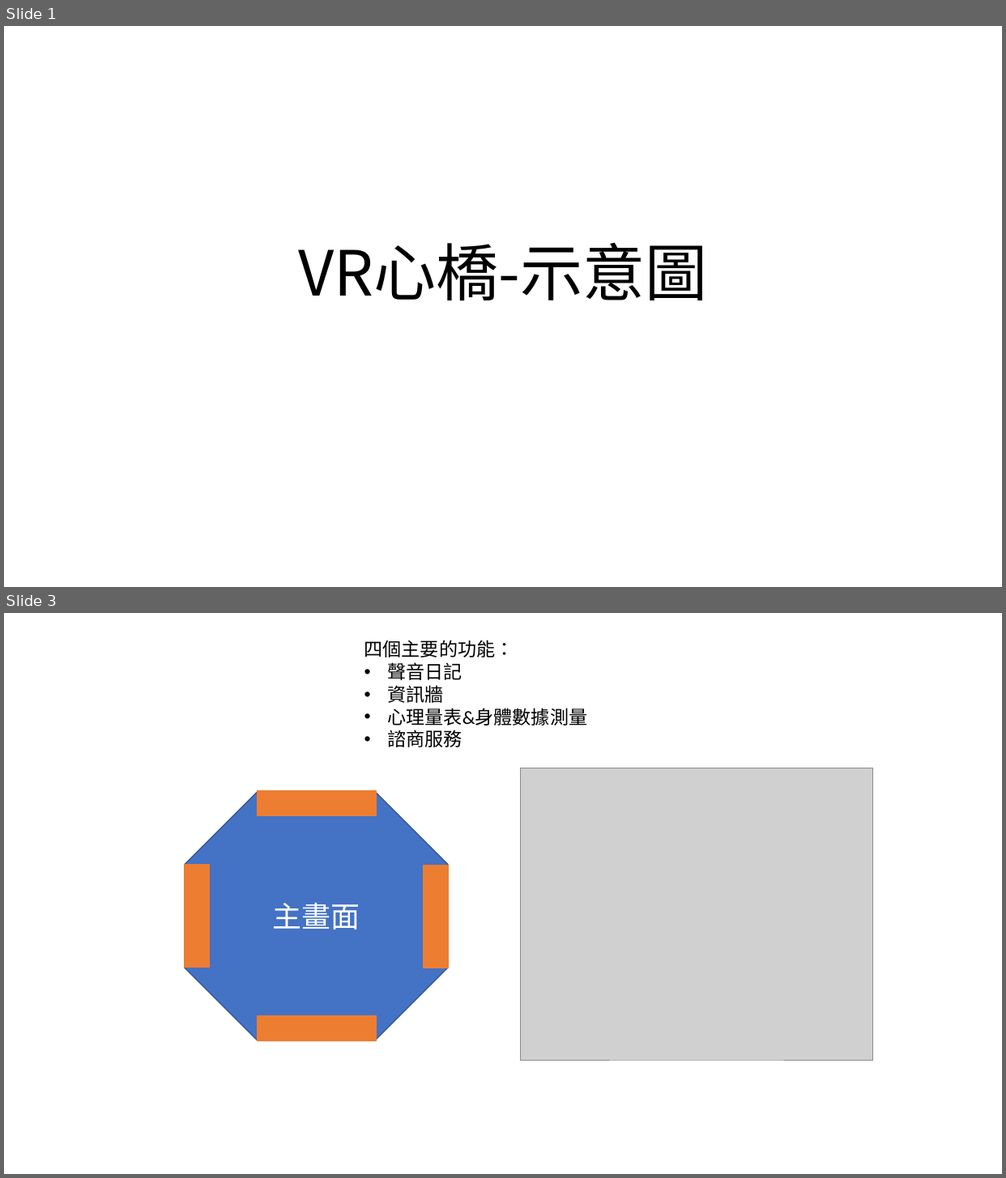
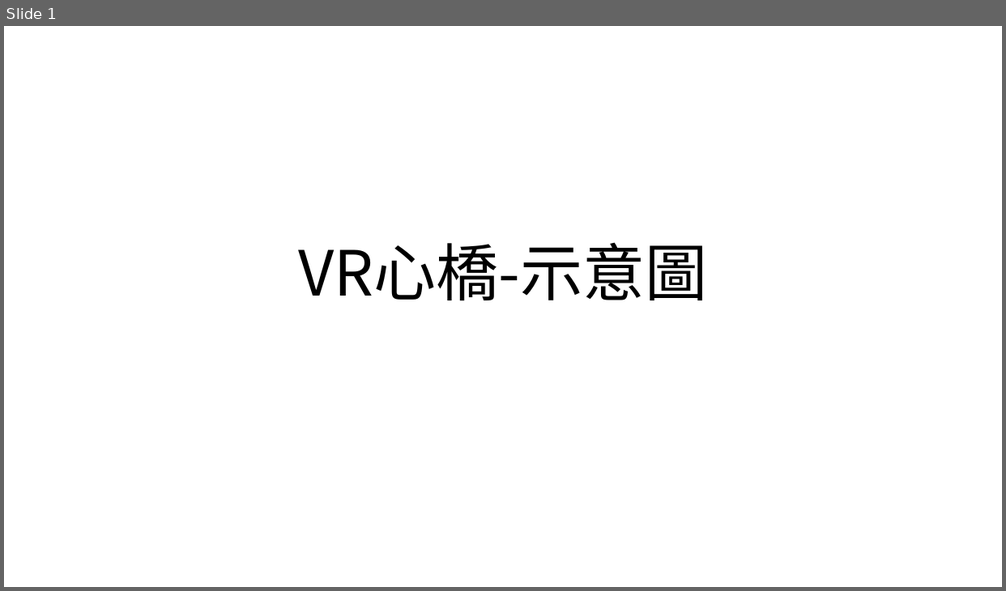
Before and after one commit to StevenShih-0402/Plan, a slide deck: media/image/心橋/心橋-平面圖.pptx. Shown one above the other, each under a label of ours: slides 1 and 3 before the commit, slide 1 after it; the slides between them are not shown. The pictures are 1006x1178 and 1006x591 pixels, drawn with LibreOffice and Linux fonts; fonts in the diff are those of the drawing; grey boxes stand for pictures. Boxes give left, top, right and bottom in pixels: in the first picture for what was removed or moved away, otherwise in the second. Text is boxed around its words. In the diff, an @@ line names an element or a change of style, - is before the commit and + after.

```diff
--- a/media/image/心橋/心橋-平面圖.pptx
+++ b/media/image/心橋/心橋-平面圖.pptx
@@ slide 3 removed at (4, 613, 1002, 1174), background #FFFFFF @@
@@ text removed at (364, 640, 587, 747) @@
-四個主要的功能：
-• 聲音日記
-• 資訊牆
-• 心理量表&身體數據測量
-• 諮商服務
@@ picture removed at (521, 768, 872, 1060) @@
@@ octagon removed at (185, 791, 448, 1041) @@
@@ rectangle removed at (258, 791, 376, 815) @@
@@ rectangle removed at (185, 865, 209, 968) @@
@@ rectangle removed at (424, 865, 448, 968) @@
@@ text removed at (273, 902, 360, 930) @@
-主畫面
@@ rectangle removed at (258, 1016, 376, 1041) @@
```
Also in this commit, not shown: 3 slides changed, 6 slides added, 6 other slides removed, 20 other files.
